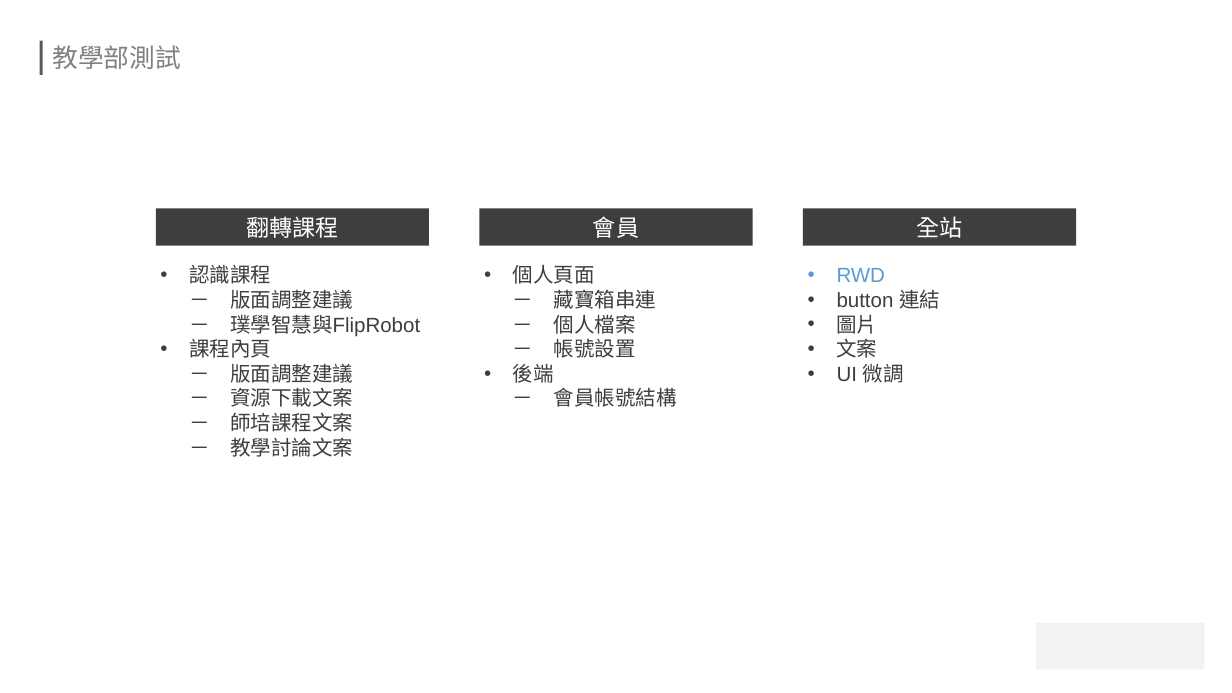
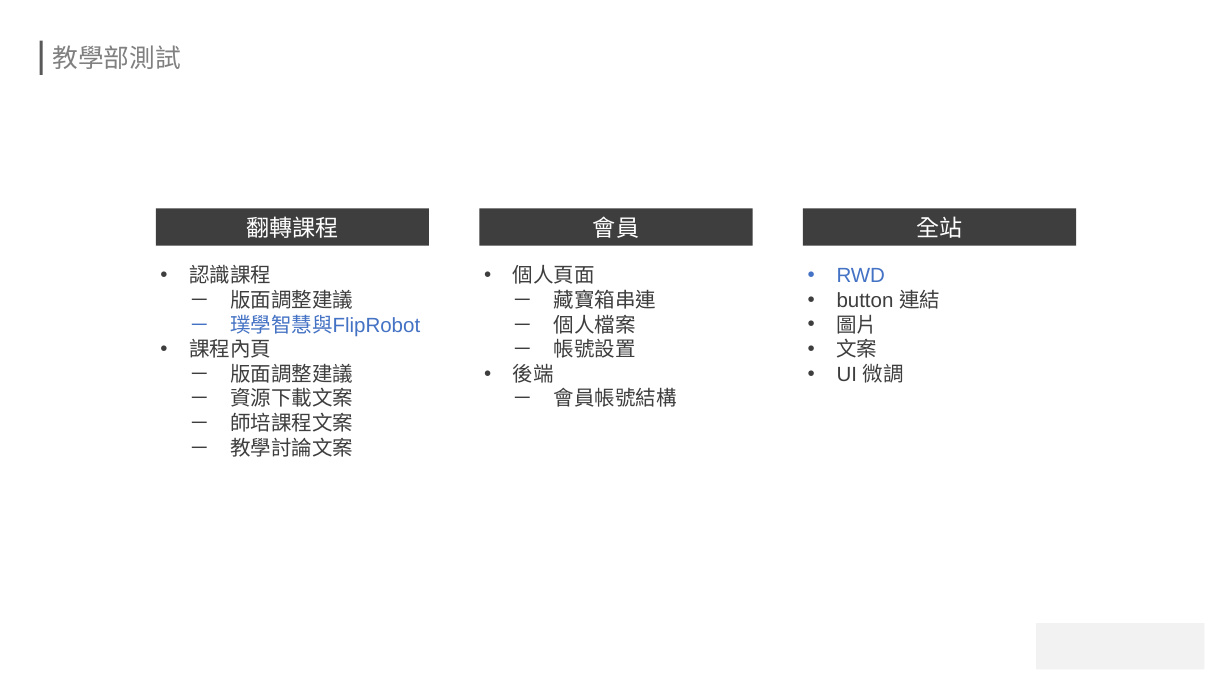
Before and after one commit to joyce810530/FlipCloud, a slide deck: slide 5 of Meeting/20190517/20190517.pptx. Drawn at 1232x693 pixels with LibreOffice and Linux fonts; fonts in the diff are those of the drawing; background and template pictures are left out. Boxes give left, top, right and bottom in pixels: in the first picture for what was removed or moved away, otherwise in the second. Text is boxed around its words. In the diff, an @@ line names an element or a change of style, - is before the commit and + after.

```diff
--- a/Meeting/20190517/20190517.pptx
+++ b/Meeting/20190517/20190517.pptx
@@ text at bbox=[189, 265, 420, 337]: text colour #3E3E3E to #4472C4 in "－ 璞學智慧與FlipRobot" @@
@@ text at bbox=[837, 268, 886, 282]: text colour #5B9BD5 to #4472C4 in "RWD" @@
```
Also in this commit, not shown: 1 slide added.
